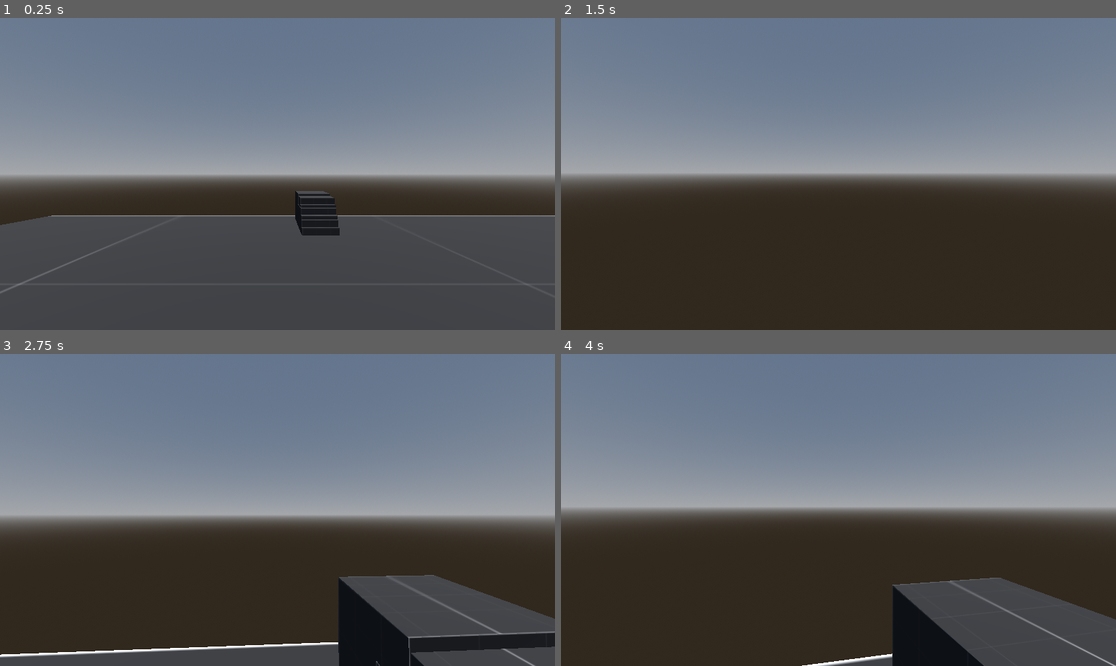
Above: before the commit, frames 1-4 (two rows, left to right).
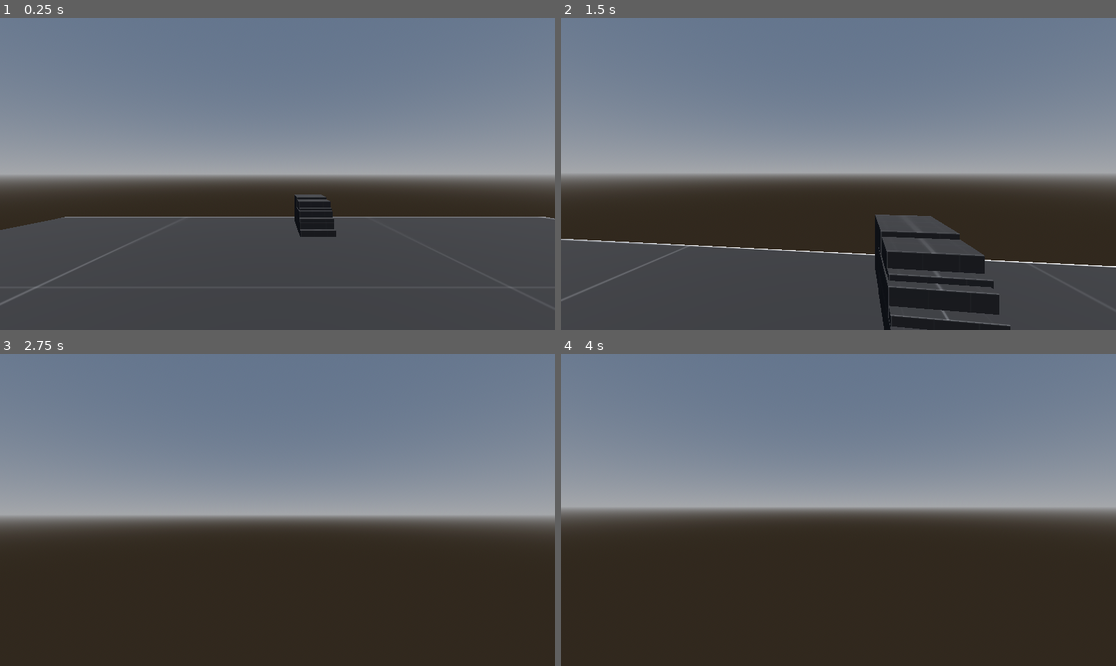
Above: after the commit, the same moments.

Repository: IYanel-DEV/FirstPerson-Multiplayer
Game: Godot game, scene res://Maps/GameMode.tscn
Same seed, same stepped clock (60 frames per second), same inputs: the game is played once before the commit and once after it.
Inputs (mouse positions are in pixels of both pictures, inside the frame that each line leads up to):
- Up to frame 1 (0.25 s): no input
- Up to frame 2 (1.5 s): tap Enter at 0.5 s; move the mouse to (866, 174) at 0.52 s; hold Ctrl (crouch) 0.53-1.28 s; hold W (move_forward) from 0.53 s (still down); tap Space (jump) at 0.77, 1.07 s; tap Shift (sprint) at 0.8, 1.35 s; move the mouse to (810, 174) at 1.27 s
- Up to frame 3 (2.75 s): keep holding W (move_forward); tap Space (jump) at 1.52, 1.55, 1.82, 2.1 s; move the mouse to (288, 503) at 2.02 s; hold Ctrl (crouch) from 2.03 s (still down)
- Up to frame 4 (4 s): keep holding W (move_forward); move the mouse to (832, 516) at 2.77 s; release Ctrl (crouch) at 2.78 s; tap Ctrl (crouch) at 2.85 s; tap Space (jump) at 3.02, 3.32, 3.77, 3.8 s; tap Shift (sprint) at 3.05 s; move the mouse to (877, 513) at 3.52 s; hold Shift (sprint) from 3.53 s (still down)

The runs differ from the first frame. In frame 1, 1.3% of the frame differs, in the area x 0-100%, y 55-92%; in frame 2, 25%, in the area x 0-100%, y 63-100%; in frame 3, 12%; in frame 4, 10%.

Commit message:
fixing the camera and removing crouching cuz idk how the f it works

Diff:
--- a/Player/Scripts/Player.gd
+++ b/Player/Scripts/Player.gd
@@ -4,28 +4,10 @@
 @export_category("Movement Settings")
 @export var walk_speed := 5.0
 @export var sprint_speed := 8.0
-@export var crouch_speed := 3.0
-@export var jump_velocity := 10.0  # Increased jump velocity
-@export var air_control := 0.8
-@export var ground_acceleration := 25.0
+@export var jump_velocity := 12.0
+@export var ground_acceleration := 15.0
 @export var ground_deceleration := 20.0
-@export var air_deceleration := 5.0
-
-## JUMP & BUNNYHOP SETTINGS
-@export_category("Jump Settings")
-@export var max_bunnyhop_speed := 25.0
-@export var bunnyhop_acceleration := 1.2
-@export var max_jumps := 2
-@export var jump_cooldown := 0.1
-@export var jump_buffer_time := 0.1
-@export var coyote_time := 0.1
-
-## CROUCH SETTINGS
-@export_category("Crouch Settings")
-@export var crouch_height := 1.0
-@export var stand_height := 1.8
-@export var crouch_transition_speed := 8.0
-@export var stand_check_height_offset := 0.2
+@export var air_control := 0.3
 
 ## CAMERA SETTINGS
 @export_category("Camera Settings")
@@ -33,66 +15,57 @@
 @export var camera_tilt_amount := 8.0
 @export var fov_normal := 75.0
 @export var fov_sprint := 85.0
-@export var vertical_angle_offset := 0.0
 
 ## HEAD BOBBING & SWAY
 @export_category("Visual Effects")
 @export var bob_frequency := 2.0
 @export var bob_amplitude := 0.08
 @export var sway_smoothness := 10.0
-@export var landing_impact := 0.2
-@export var breathing_frequency := 0.5
-@export var breathing_amplitude := 0.02
 
 # Physics constants
-const GRAVITY_FORCE = 30.0  # Explicit gravity constant
+const GRAVITY_FORCE = 35.0
 
 # Nodes
 @onready var camera := $Camera3D
-@onready var head := $Camera3D/HeadPosition
 @onready var collision_shape := $CollisionShape3D
-@onready var stand_check := $Checkers/StandCheck
-@onready var floor_ray := $Checkers/FloorRay  # New raycast for ground detection
 
 # Movement state
-enum MovementState { WALKING, SPRINTING, CROUCHING, AIRBORNE }
+enum MovementState { WALKING, SPRINTING, AIRBORNE }
 var current_state = MovementState.WALKING
 var is_moving := false
 var wish_dir := Vector3.ZERO
 var current_speed := 0.0
 var was_on_floor := true
-var target_camera_height := 0.0
 
-# Jump & bunnyhop
-var jump_count := 0
-var last_jump_time := 0.0
-var stored_velocity := Vector3.ZERO
+# Jump system
 var jump_buffer_timer := 0.0
 var coyote_timer := 0.0
-var last_ground_velocity := Vector3.ZERO
+var can_jump := true
+var last_jump_time := 0.0
+var jump_count := 0
 
 # Camera effects
-var default_head_position: Vector3
-var head_bob_time := 0.0
 var camera_tilt := 0.0
-var landing_impact_offset := 0.0
-var idle_time := 0.0
 var raw_input_dir := Vector2.ZERO
 
+# Debug state
+var debug_info := {
+	"position": Vector3.ZERO,
+	"velocity": Vector3.ZERO,
+	"is_on_floor": false,
+	"jump_pressed": false,
+	"jump_executed": false,
+	"jump_velocity_applied": 0.0,
+	"jump_count": 0,
+	"can_jump": false,
+	"coyote_time": 0.0,
+	"jump_buffer": 0.0,
+	"state": "WALKING"
+}
+
 func _ready():
-	default_head_position = head.position
 	Input.set_mouse_mode(Input.MOUSE_MODE_CAPTURED)
-
-	# Configure stand check raycast
-	stand_check.target_position = Vector3(0, stand_height - crouch_height + stand_check_height_offset, 0)
-	stand_check.enabled = true
 	current_speed = walk_speed
-	target_camera_height = stand_height
-	collision_shape.shape.height = stand_height
-
-	# Configure floor detection ray
-	floor_ray.target_position = Vector3(0, -0.2, 0)
-	floor_ray.enabled = true
 
 func _input(event):
 	if event is InputEventMouseMotion:
@@ -100,71 +73,62 @@
 		var vertical_rotation = -event.relative.y * mouse_sensitivity
 		camera.rotate_x(vertical_rotation)
 		camera.rotation.x = clamp(camera.rotation.x, deg_to_rad(-90), deg_to_rad(90))
-		idle_time = 0.0
+
+	if event is InputEventKey and event.keycode == KEY_SPACE:
+		debug_info.jump_pressed = event.pressed
+		if event.pressed:
+			jump_buffer_timer = 0.15
 
 func _physics_process(delta):
-	# Update ground detection
-	update_ground_detection()
-
 	# Process player mechanics
+	handle_input()
 	handle_states(delta)
 	handle_jump(delta)
 	handle_movement(delta)
+	apply_gravity(delta)
+
+	# Move the character
+	move_and_slide()
+
+	# Handle landing and state transitions
+	handle_landing()
+
 	update_visuals(delta)
+	update_debug_info()
 
 	# Store previous frame's ground state
 	was_on_floor = is_on_floor()
 
-# Improved ground detection system
-func update_ground_detection():
-	# Use raycast for more reliable ground detection
-	floor_ray.force_raycast_update()
-
-	# Update velocity based on ground state
-	if is_on_floor():
-		velocity.y = 0
-	elif not floor_ray.is_colliding():
-		velocity.y -= GRAVITY_FORCE * get_physics_process_delta_time()
-
-func handle_states(delta: float):
+func handle_input():
 	raw_input_dir = Input.get_vector("move_left", "move_right", "move_forward", "move_back")
 	is_moving = raw_input_dir.length() > 0
 	wish_dir = (transform.basis * Vector3(raw_input_dir.x, 0, raw_input_dir.y)).normalized()
 
+func apply_gravity(delta: float):
+	if not is_on_floor():
+		velocity.y -= GRAVITY_FORCE * delta
+
+func handle_landing():
+	if not was_on_floor and is_on_floor():
+		can_jump = true
+		jump_count = 0
+
+func handle_states(delta: float):
 	if is_on_floor():
-		coyote_timer = coyote_time
-
-		if Input.is_action_pressed("crouch"):
-			current_state = MovementState.CROUCHING
-			target_camera_height = crouch_height
-			current_speed = crouch_speed
-		elif Input.is_action_pressed("sprint") and is_moving and raw_input_dir.y < 0:
+		if Input.is_action_pressed("sprint") and is_moving and raw_input_dir.y < 0:
 			current_state = MovementState.SPRINTING
 			current_speed = sprint_speed
+			debug_info.state = "SPRINTING"
 		else:
 			current_state = MovementState.WALKING
 			current_speed = walk_speed
-
-		if not Input.is_action_pressed("crouch") and current_state == MovementState.CROUCHING:
-			if can_stand_up():
-				current_state = MovementState.WALKING
-				target_camera_height = stand_height
+			debug_info.state = "WALKING"
 	else:
 		current_state = MovementState.AIRBORNE
 		coyote_timer -= delta
-
-		if current_state == MovementState.SPRINTING:
-			current_speed = sprint_speed
-		elif current_state == MovementState.CROUCHING:
-			current_speed = crouch_speed
-		else:
-			current_speed = walk_speed
+		debug_info.state = "AIRBORNE"
 
 func handle_movement(delta: float):
-	# Store ground velocity for bunny hopping
-	if is_on_floor():
-		last_ground_velocity = Vector3(velocity.x, 0, velocity.z)
-
 	# Ground movement
 	if is_on_floor():
 		var current_vel = Vector2(velocity.x, velocity.z)
@@ -185,112 +149,32 @@
 
 		if wish_dir.length() > 0:
 			current_vel = current_vel.move_toward(target_vel, ground_acceleration * air_control * delta)
-		else:
-			current_vel = current_vel.move_toward(Vector2.ZERO, air_deceleration * delta)
-
-		velocity.x = current_vel.x
-		velocity.z = current_vel.y
-
-	# Move the character
-	var motion = velocity * delta
-	var collision = move_and_collide(motion)
-
-	# Handle collisions
-	if collision:
-		velocity = velocity.slide(collision.get_normal())
-
-	# Update collision shape height
-	collision_shape.shape.height = lerp(
-		collision_shape.shape.height,
-		target_camera_height,
-		delta * crouch_transition_speed
-	)
-
-	# Update stand check position
-	stand_check.global_position = global_position + Vector3(0, collision_shape.shape.height, 0)
+			velocity.x = current_vel.x
+			velocity.z = current_vel.y
 
 func handle_jump(delta: float):
 	jump_buffer_timer -= delta
+	last_jump_time += delta
+	debug_info.jump_executed = false
 
-	if Input.is_action_just_pressed("jump"):
-		jump_buffer_timer = jump_buffer_time
+	if jump_buffer_timer > 0 and can_jump and (is_on_floor() or coyote_timer > 0):
+		velocity.y = jump_velocity
+		jump_buffer_timer = 0
+		can_jump = false
+		coyote_timer = 0
+		jump_count += 1
 
-	if is_on_floor() and not was_on_floor:
-		jump_count = 0
-		landing_impact_offset = -landing_impact
-
-	last_jump_time += delta
-
-	# Jump conditions
-	var can_jump = false
-	if jump_buffer_timer > 0 and last_jump_time > jump_cooldown:
-		if (is_on_floor() or coyote_timer > 0) and current_state != MovementState.CROUCHING:
-			can_jump = true
-		elif jump_count < max_jumps:
-			can_jump = true
-
-	# Execute jump
-	if can_jump:
-		jump_buffer_timer = 0
-		velocity.y = jump_velocity
-
-		# Apply movement direction
-		if is_moving:
-			velocity.x = wish_dir.x * current_speed
-			velocity.z = wish_dir.z * current_speed
-
-		# Bunny hop acceleration
-		if jump_count > 0 and last_ground_velocity.length() < max_bunnyhop_speed:
-			velocity.x = last_ground_velocity.x * bunnyhop_acceleration
-			velocity.z = last_ground_velocity.z * bunnyhop_acceleration
-
-		# Store velocity for bunny hopping
-		stored_velocity = Vector3(velocity.x, 0, velocity.z)
-
-		jump_count += 1
-		last_jump_time = 0
-		coyote_timer = 0
-
-		print("JUMP! Velocity: ", velocity, " | Position: ", global_position)
-
-func can_stand_up() -> bool:
-	stand_check.global_position = global_position + Vector3(0, collision_shape.shape.height, 0)
-	stand_check.force_raycast_update()
-	return not stand_check.is_colliding()
+		debug_info.jump_executed = true
+		debug_info.jump_velocity_applied = jump_velocity
+		debug_info.jump_count = jump_count
 
 func update_visuals(delta: float):
-	landing_impact_offset = lerp(landing_impact_offset, 0.0, delta * 5.0)
-
-	# Head bobbing
-	if is_moving and is_on_floor() and current_state != MovementState.CROUCHING:
-		head_bob_time += delta * current_speed
-	else:
-		head_bob_time = 0.0
-
-	var bob_offset = Vector3.ZERO
-	if is_moving and is_on_floor() and current_state != MovementState.CROUCHING:
-		bob_offset = Vector3(
-			sin(head_bob_time * bob_frequency) * bob_amplitude,
-			cos(head_bob_time * bob_frequency * 2) * bob_amplitude * 0.5,
-			0
-		)
-
 	# Camera sway
 	var target_tilt = 0.0
 	if is_moving and is_on_floor():
 		target_tilt = -raw_input_dir.x * camera_tilt_amount
 
 	camera_tilt = lerp(camera_tilt, target_tilt, delta * sway_smoothness)
-
-	# Breathing effect
-	var breathing_offset = Vector3.ZERO
-	if !is_moving && is_on_floor():
-		idle_time += delta
-		breathing_offset.y = sin(idle_time * breathing_frequency) * breathing_amplitude
-		breathing_offset.x = cos(idle_time * breathing_frequency * 0.7) * breathing_amplitude * 0.3
-
-	# Apply effects
-	head.position = default_head_position + bob_offset + Vector3(0, landing_impact_offset, 0) + breathing_offset
 	camera.rotation.z = deg_to_rad(camera_tilt)
 
 	# FOV changes
@@ -299,8 +183,10 @@
 	else:
 		camera.fov = lerp(camera.fov, fov_normal, delta * 5.0)
 
-	# Sprint zoom effect
-	if current_state == MovementState.SPRINTING and is_moving and raw_input_dir.y < 0:
-		head.position.z = default_head_position.z + sin(head_bob_time * bob_frequency * 1.5) * bob_amplitude * 0.2
-	else:
-		head.position.z = default_head_position.z
+func update_debug_info():
+	debug_info.position = global_position
+	debug_info.velocity = velocity
+	debug_info.is_on_floor = is_on_floor()
+	debug_info.can_jump = can_jump
+	debug_info.coyote_time = coyote_timer
+	debug_info.jump_buffer = jump_buffer_timer
--- a/Player/_Player.tscn
+++ b/Player/_Player.tscn
@@ -11,18 +11,12 @@
 [sub_resource type="CapsuleMesh" id="CapsuleMesh_fkuj8"]
 material = SubResource("ORMMaterial3D_cb6jr")
 
-[sub_resource type="SceneReplicationConfig" id="SceneReplicationConfig_cb6jr"]
-properties/0/path = NodePath(".:position")
-properties/0/spawn = true
-properties/0/replication_mode = 1
-properties/1/path = NodePath(".:rotation")
-properties/1/spawn = true
-properties/1/replication_mode = 1
-
 [node name="Player" type="CharacterBody3D"]
 safe_margin = 0.08
 script = ExtResource("1_cb6jr")
-jump_velocity = 10.05
+fov_normal = 80.0
+fov_sprint = 120.0
+sway_smoothness = 4.0
 
 [node name="Camera3D" type="Camera3D" parent="."]
 transform = Transform3D(1, 0, 0, 0, 1, 0, 0, 0, 1, 0, 0.73409, 0)
@@ -35,16 +29,11 @@
 [node name="MeshInstance3D" type="MeshInstance3D" parent="."]
 mesh = SubResource("CapsuleMesh_fkuj8")
 
-[node name="Checkers" type="Node" parent="."]
-
-[node name="FloorRay" type="RayCast3D" parent="Checkers"]
-transform = Transform3D(1, 0, 0, 0, 1, 0, 0, 0, 1, 0, -0.887084, 0)
+[node name="FloorRay" type="RayCast3D" parent="."]
+transform = Transform3D(1, 0, 0, 0, 1, 0, 0, 0, 1, 0, -0.962343, 0)
 target_position = Vector3(0, -0.2, 0)
 
-[node name="StandCheck" type="RayCast3D" parent="Checkers"]
-target_position = Vector3(0, 0, 0)
-hit_from_inside = true
+[node name="StandCheck" type="RayCast3D" parent="."]
+transform = Transform3D(1, 0, 0, 0, 1, 0, 0, 0, 1, 0, 0.351917, 0)
+target_position = Vector3(0, 0.2, 0)
 collide_with_areas = true
-
-[node name="MultiplayerSynchronizer" type="MultiplayerSynchronizer" parent="."]
-replication_config = SubResource("SceneReplicationConfig_cb6jr")
Not shown: 1 places in Player/_Player.tscn that only renumber resources
